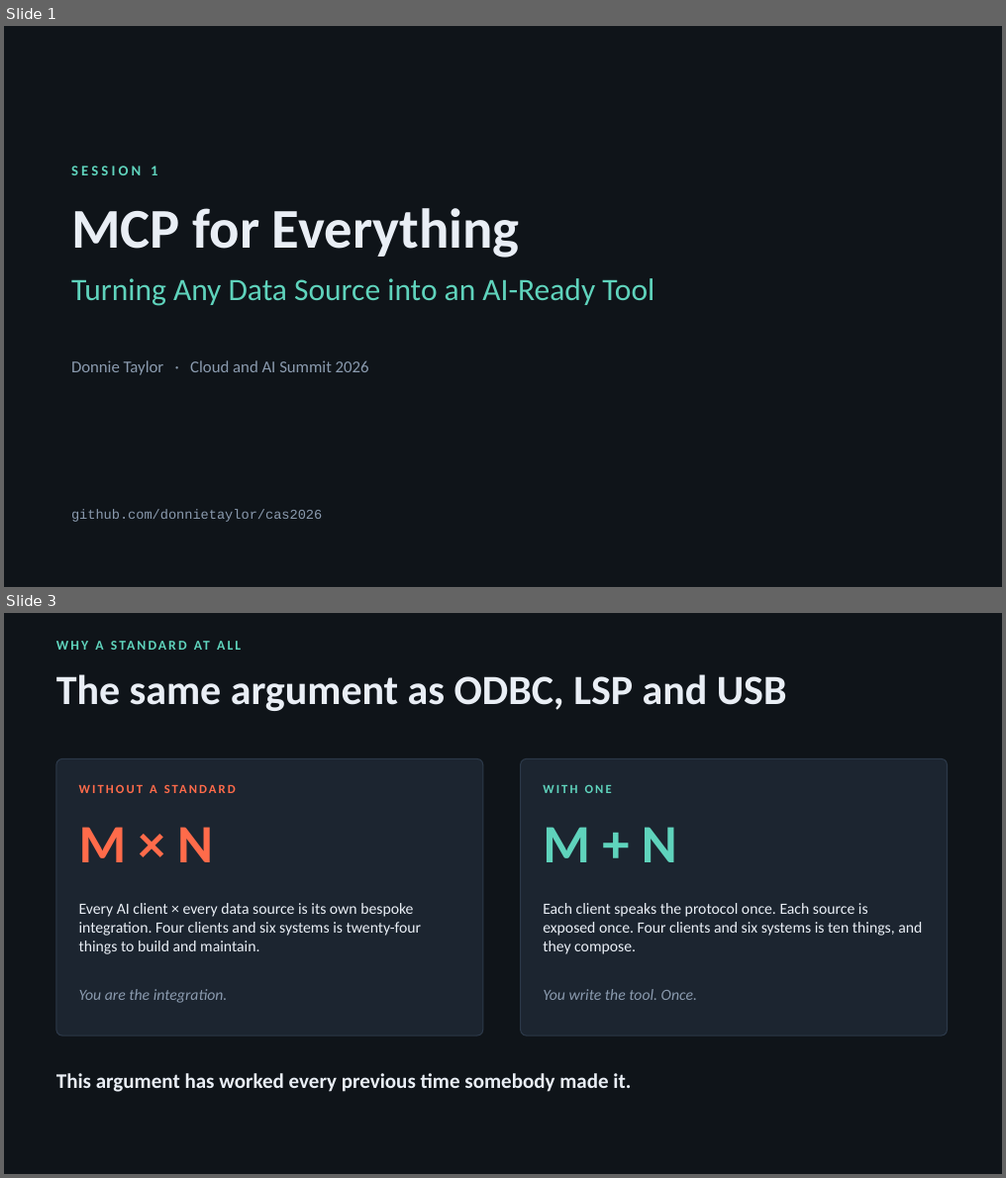
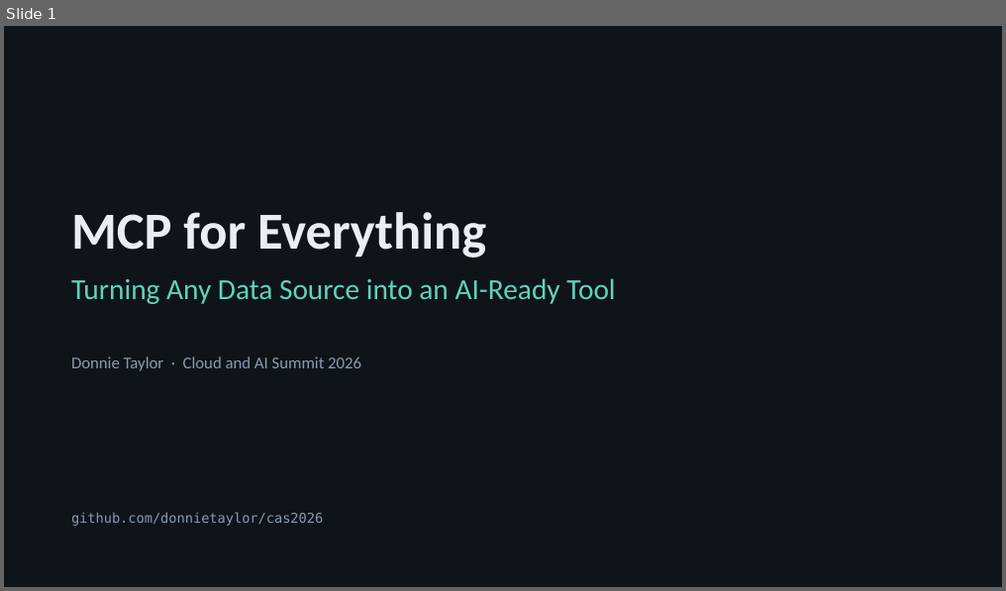
Before and after one commit to donnietaylor/cas2026, a slide deck: mcp-for-everything/slides/session1-mcp-for-everything.pptx. Shown one above the other, each under a label of ours: slides 1 and 3 before the commit, slide 1 after it; the slides between them are not shown. The pictures are 1006x1178 and 1006x591 pixels, drawn with LibreOffice and Linux fonts; fonts in the diff are those of the drawing. Boxes give left, top, right and bottom in pixels: in the first picture for what was removed or moved away, otherwise in the second. Text is boxed around its words. In the diff, an @@ line names an element or a change of style, - is before the commit and + after.

```diff
--- a/mcp-for-everything/slides/session1-mcp-for-everything.pptx
+++ b/mcp-for-everything/slides/session1-mcp-for-everything.pptx
@@ slide 3 removed at (x1=4, y1=613, x2=1002, y2=1174), background #0F1419 @@
@@ text removed at (x1=95, y1=641, x2=210, y2=650) @@
-WHY A STANDARD AT ALL
@@ text removed at (x1=56, y1=674, x2=787, y2=711) @@
-The same argument as ODBC, LSP and USB
@@ rounded rectangle removed at (x1=56, y1=759, x2=483, y2=1036) @@
@@ rounded rectangle removed at (x1=521, y1=759, x2=947, y2=1036) @@
@@ text removed at (x1=150, y1=785, x2=157, y2=793) @@
-WITHOUT A STANDARD
@@ text removed at (x1=543, y1=785, x2=612, y2=793) @@
-WITH ONE
@@ text removed at (x1=79, y1=827, x2=213, y2=862) @@
-M × N
@@ text removed at (x1=543, y1=827, x2=677, y2=862) @@
-M + N
@@ text removed at (x1=79, y1=903, x2=422, y2=955) @@
-Every AI client × every data source is its own bespoke integration. Four clients and six systems is twenty-four things to build and maintain.
@@ text removed at (x1=543, y1=903, x2=922, y2=955) @@
-Each client speaks the protocol once. Each source is exposed once. Four clients and six systems is ten things, and they compose.
@@ text removed at (x1=79, y1=989, x2=228, y2=1003) @@
-You are the integration.
@@ text removed at (x1=543, y1=989, x2=697, y2=1000) @@
-You write the tool. Once.
@@ text removed at (x1=56, y1=1073, x2=631, y2=1092) @@
-This argument has worked every previous time somebody made it.
@@ slide 1 changed as well @@
@@ text removed at (x1=71, y1=166, x2=157, y2=175) @@
-SESSION 1
@@ text "MCP for Everything" at (x1=71, y1=212, x2=486, y2=258): size 54 to 50 pt @@
@@ text "Turning Any Data Source into ..." at (x1=71, y1=278, x2=615, y2=304): size 30 to 28 pt @@
@@ text "Donnie Taylor · Cloud and ..." rewrapped from (x1=71, y1=361, x2=369, y2=375) to (x1=71, y1=357, x2=361, y2=372) @@
@@ text "github.com/donnietaylor/cas2026" at (x1=71, y1=512, x2=323, y2=526): font Courier New to DejaVu Sans Mono @@
```
Also in this commit, not shown: 1 other slide changed, 19 slides added, 14 other slides removed, 23 other files.
